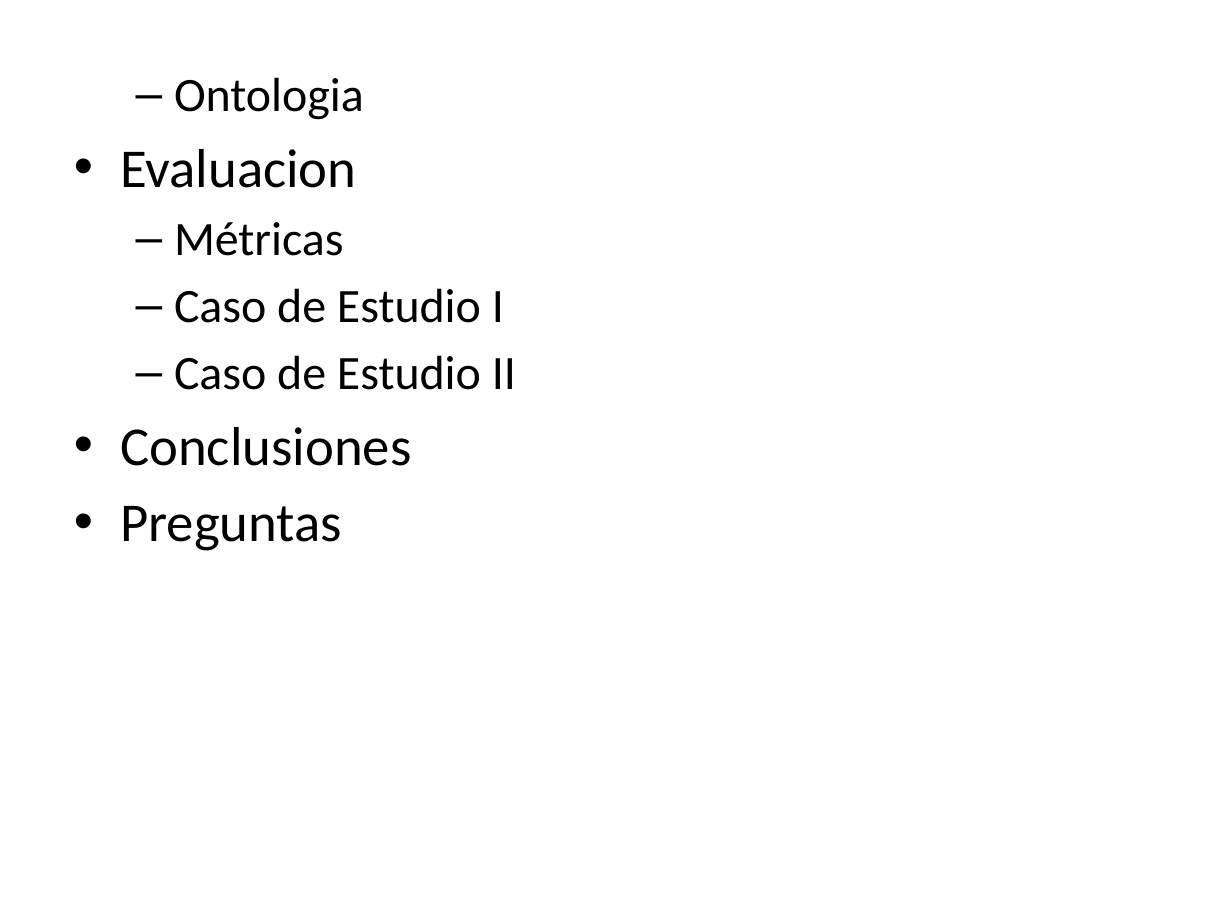
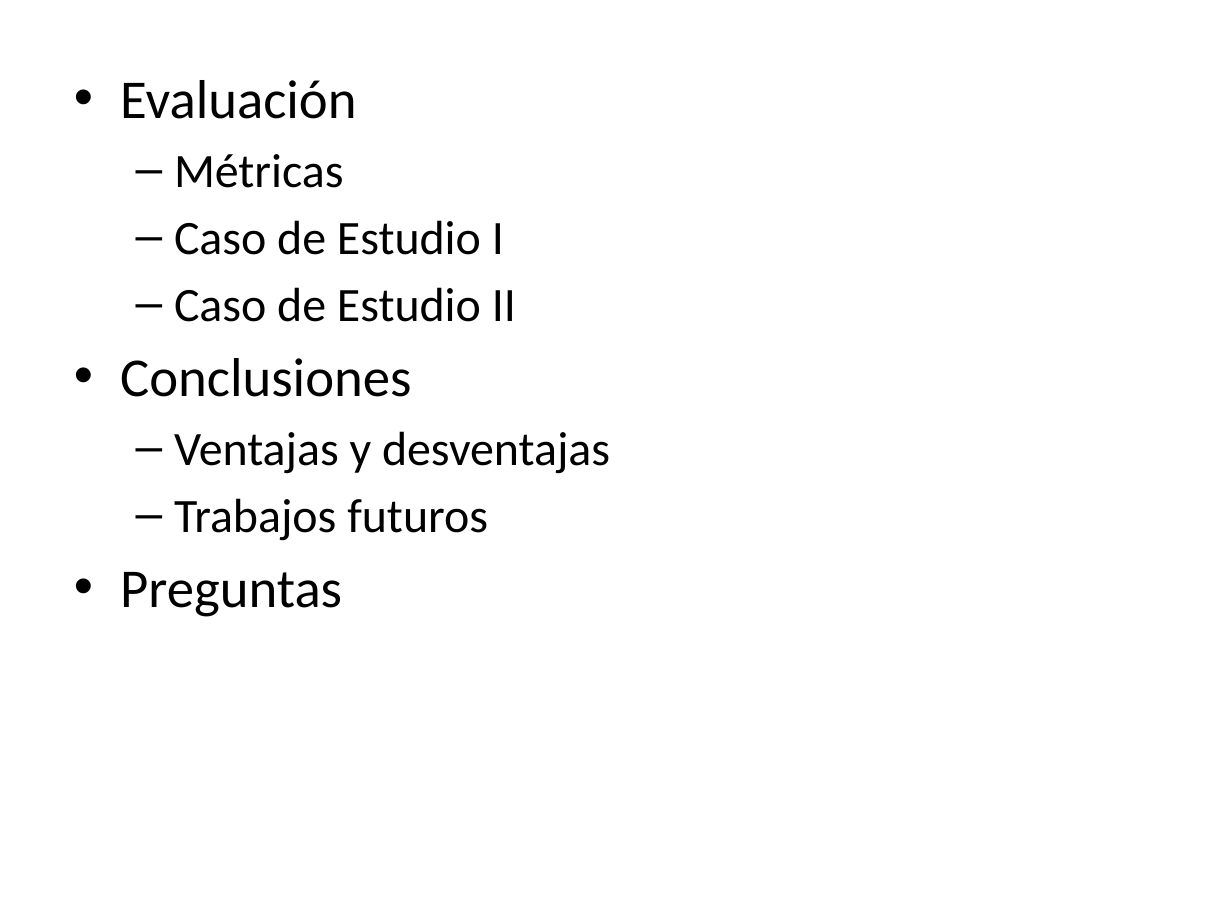
Before and after one commit to alejandrorago/qatesis2, a slide deck: slide 3 of Capitulos Finales/filiminasPeladas.pptx. Drawn at 1232x924 pixels with LibreOffice and Linux fonts; fonts in the diff are those of the drawing. Boxes give left, top, right and bottom in pixels: in the first picture for what was removed or moved away, otherwise in the second. Text is boxed around its words. In the diff, an @@ line names an element or a change of style, - is before the commit and + after.

```diff
--- a/Capitulos Finales/filiminasPeladas.pptx
+++ b/Capitulos Finales/filiminasPeladas.pptx
@@ text at (120,80,356,119): text changed @@
-  – Ontologia
-• Evaluacion
+• Evaluación
@@ text at (174,431,610,541): paragraphs added @@
+  – Ventajas y desventajas
+  – Trabajos futuros
```
Also in this commit, not shown: 1 other slide changed.
